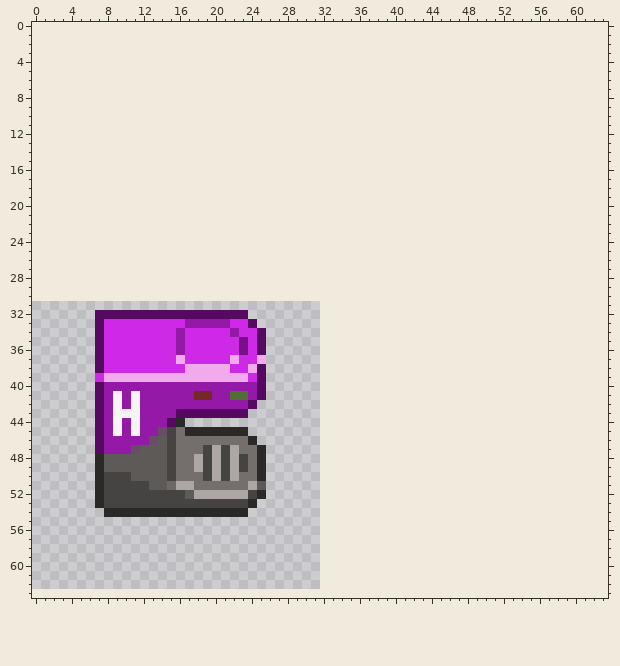
File history of a pixel-art sprite, Resources/Textures/ADT/Structures/coffeemachine.rsi/science.png. The picture above was drawn from the file before the commit.
The file is 32x32 pixels. Colours within 5 levels of each other are drawn and written as one. The old version is drawn lined up with the new one, on the new canvas.
Now the later version:
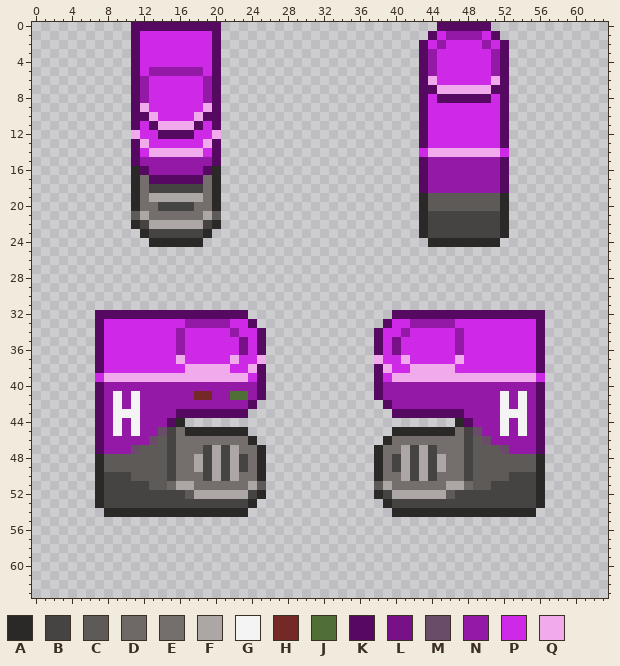
Palette (. is transparent): A #2a2928  B #464443  C #5e5a58  D #6e6967  E #746f6d  F #aca7a4  G #f4f4f4  H #742926  J #4f6f36  K #560961  L #781088  M #694d68  N #9419a6  P #cf29e8  Q #f1abed
The edit:
canvas 32x32 -> 64x64, the old top-left corner now at 0,31
@@ x 0..63 @@
- 0 ................................................................
- 1 ................................................................
- 2 ................................................................
- 3 ................................................................
- 4 ................................................................
- 5 ................................................................
- 6 ................................................................
- 7 ................................................................
- 8 ................................................................
- 9 ................................................................
-10 ................................................................
-11 ................................................................
-12 ................................................................
-13 ................................................................
-14 ................................................................
-15 ................................................................
-16 ................................................................
-17 ................................................................
-18 ................................................................
-19 ................................................................
-20 ................................................................
-21 ................................................................
-22 ................................................................
-23 ................................................................
-24 ................................................................
+ 0 ...........KKKKKKKKKK........................KKKKKK.............
+ 1 ...........KPPPPPPPPK.......................KPNNNNPK............
+ 2 ...........KPPPPPPPPK......................KPNPPPPNPK...........
+ 3 ...........KPPPPPPPPK......................KNPPPPPPNK...........
+ 4 ...........KPPPPPPPPK......................KNPPPPPPNK...........
+ 5 ...........KPNNNNNNPK......................KNPPPPPPNK...........
+ 6 ...........KNPPPPPPNK......................KQPPPPPPQK...........
+ 7 ...........KNPPPPPPNK......................KKQQQQQQKK...........
+ 8 ...........KNPPPPPPNK......................KPKKKKKKPK...........
+ 9 ...........KQPPPPPPQK......................KPPPPPPPPK...........
+10 ...........KKQPPPPQKK......................KPPPPPPPPK...........
+11 ...........KPKQQQQKPK......................KPPPPPPPPK...........
+12 ...........QPPKKKKPPQ......................KPPPPPPPPK...........
+13 ...........KQPPPPPPQK......................KPPPPPPPPK...........
+14 ...........KPQQQQQQPK......................PQQQQQQQQP...........
+15 ...........KNNNNNNNNK......................KNNNNNNNNK...........
+16 ...........AKNNNNNNKA......................KNNNNNNNNK...........
+17 ...........AEKKKKKKEA......................KNNNNNNNNK...........
+18 ...........AEBBBBBBEA......................KNNNNNNNNK...........
+19 ...........AEFFFFFFEA......................ACCCCCCCCA...........
+20 ...........AEEBBBBEEA......................ACCCCCCCCA...........
+21 ...........CFEEEEEEFC......................ABBBBBBBBA...........
+22 ...........ABFFFFFFBA......................ABBBBBBBBA...........
+23 ............ABBBBBBA.......................ABBBBBBBBA...........
+24 .............AAAAAA.........................AAAAAAAA............
 25 ................................................................
@@ x 36..58 @@
 31 .......................
-32 .......................
-33 .......................
-34 .......................
-35 .......................
-36 .......................
-37 .......................
-38 .......................
-39 .......................
-40 .......................
-41 .......................
-42 .......................
-43 .......................
-44 .......................
-45 .......................
-46 .......................
-47 .......................
-48 .......................
-49 .......................
-50 .......................
-51 .......................
-52 .......................
-53 .......................
-54 .......................
+32 ....KKKKKKKKKKKKKKKKK..
+33 ...KPPNNNNNPPPPPPPPPK..
+34 ..KPPNPPPPPNPPPPPPPPK..
+35 ..KPLPPPPPPNPPPPPPPPK..
+36 ..KPLPPPPPPNPPPPPPPPK..
+37 ..QPPQPPPPPQPPPPPPPPK..
+38 ..KQPPQQQQQPPPPPPPPPK..
+39 ..KPQQQQQQQQQQQQQQQQP..
+40 ..KNNNNNNNNNNNNNNNNNK..
+41 ..KNNNNNNNNNNNNNGNGNK..
+42 ...KNNNNNNNNNNNNGNGNK..
+43 ....KKKKKKKKNNNNGGGNK..
+44 ...........AKNNNGNGNK..
+45 ....AAAAAAAEBMNNGNGNK..
+46 ...AEEEEEEEEBCMNNNNNK..
+47 ..AEEFBFBEEEBCCCMNNNK..
+48 ..AEBFBFBFEEBCCCCCCCA..
+49 ..AEBFBFBFEEBCCCCCCCA..
+50 ..AEEFBFBEEEBCCCCBBBA..
+51 ..CFEEEEEEFFDCCBBBBBA..
+52 ..ABFFFFFFCBBBBBBBBBA..
+53 ...ABBBBBBBBBBBBBBBBA..
+54 ....AAAAAAAAAAAAAAAA...
 55 .......................
